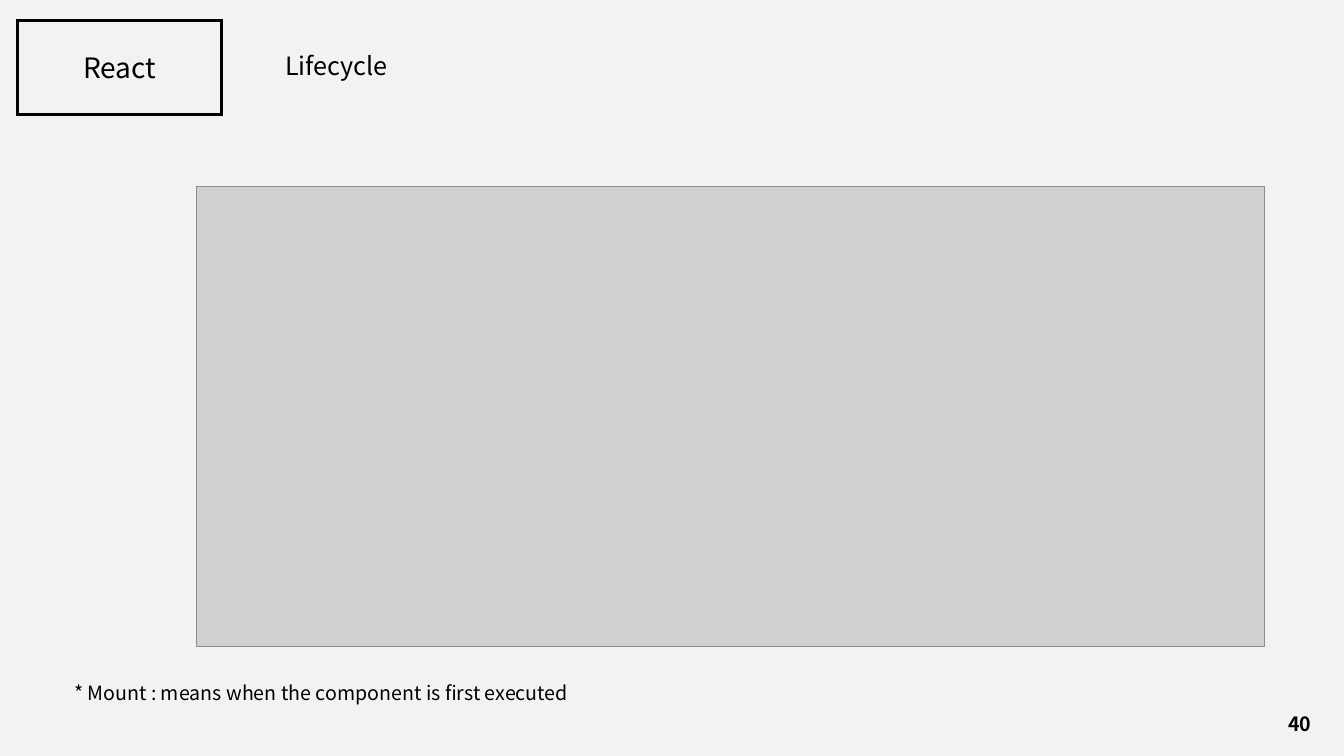
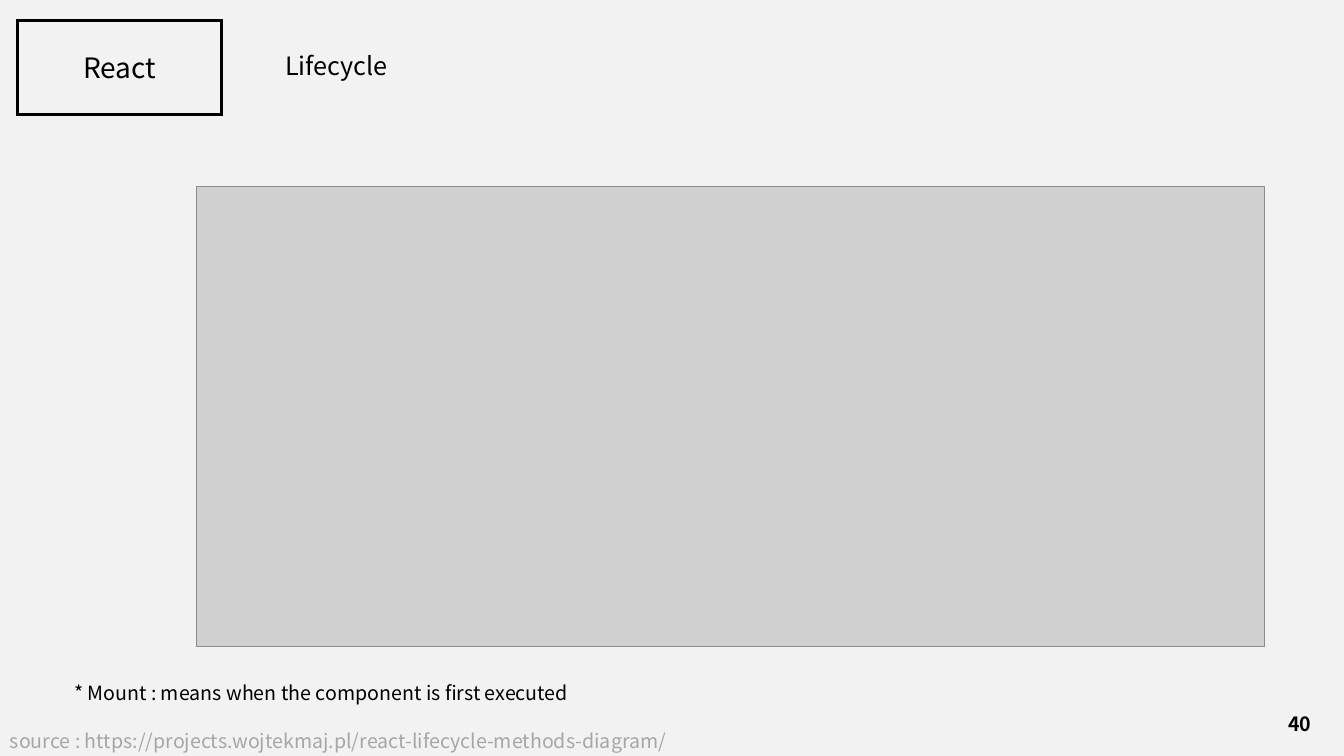
Before and after one commit to J3SUNG/Seminar, a slide deck: slide 40 of 210201_React.pptx. Drawn at 1344x756 pixels with LibreOffice and Linux fonts; fonts in the diff are those of the drawing; grey boxes stand for pictures. Boxes give left, top, right and bottom in pixels: in the first picture for what was removed or moved away, otherwise in the second. Text is boxed around its words. In the diff, an @@ line names an element or a change of style, - is before the commit and + after.

```diff
--- a/210201_React.pptx
+++ b/210201_React.pptx
@@ text added at (x1=10, y1=732, x2=666, y2=753), 14 pt, text #A6A6A6 @@
+source : https://projects.wojtekmaj.pl/react-lifecycle-methods-diagram/
```
Also in this commit, not shown: 1 other slide changed, 1 other file.
